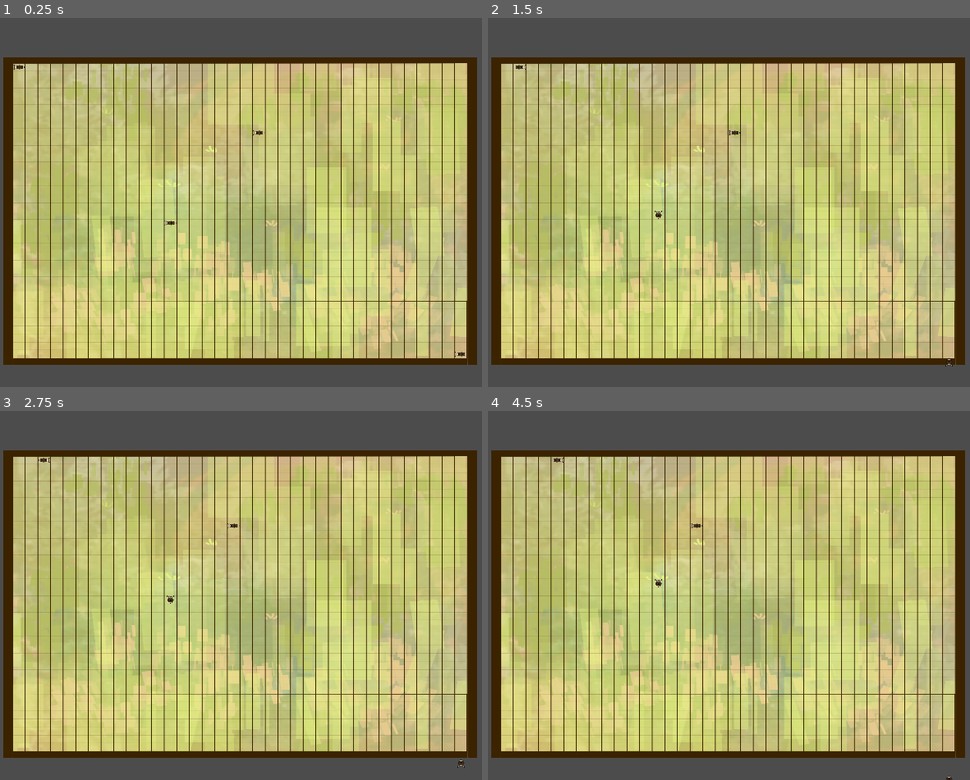
Above: before the commit, frames 1-4 (two rows, left to right).
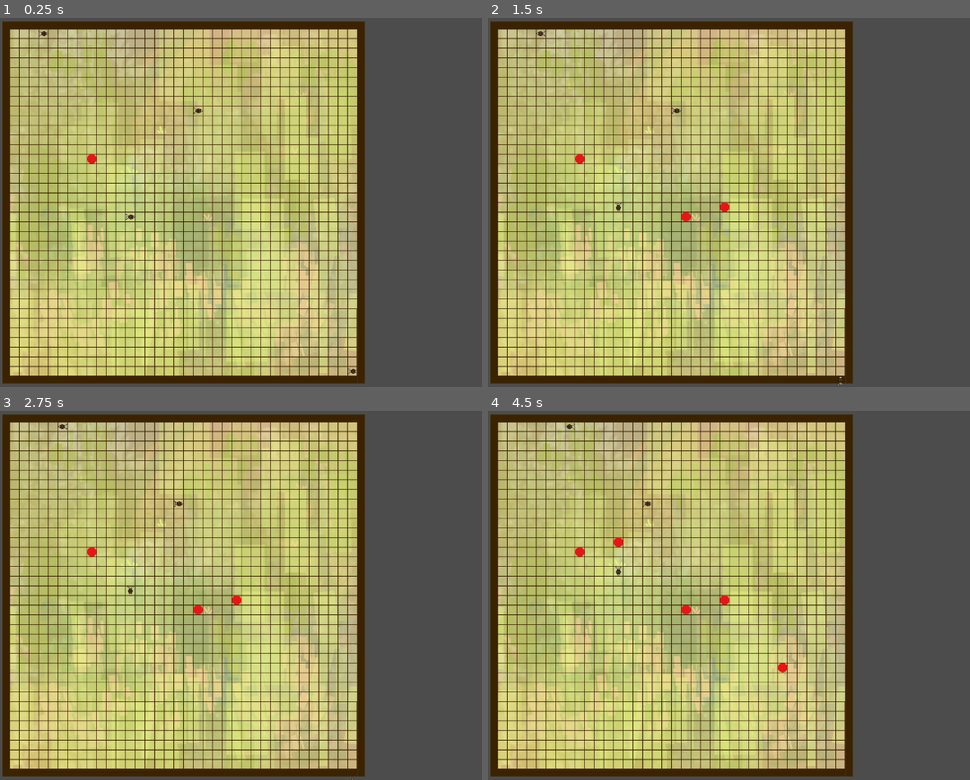
Above: after the commit, the same moments.

Repository: RNairn01/LD-51
Game: Godot game, scene res://scenes/screens/play_screen.tscn
Two runs of this game, one before a commit and one after it. Both use one fixed random seed, a clock stepped at 60 frames per second and the inputs below.
Inputs (mouse positions are in pixels of both pictures, inside the frame that each line leads up to):
- Up to frame 1 (0.25 s): no input
- Up to frame 2 (1.5 s): tap Enter at 0.5 s; move the mouse to (729, 209) at 0.52 s; click (729, 209) at 0.67 s; move the mouse to (685, 220) at 1.27 s; click (685, 220) at 1.42 s
- Up to frame 3 (2.75 s): tap Space at 2 s; move the mouse to (395, 514) at 2.02 s; click (395, 514) at 2.17 s
- Up to frame 4 (4.5 s): tap Enter at 2.75 s; move the mouse to (782, 669) at 2.77 s; click (782, 669) at 2.92 s; move the mouse to (outside the picture) at 3.52 s; click (outside the picture) at 3.67 s; move the mouse to (618, 540) at 4.27 s; click (618, 540) at 4.42 s

The runs differ from the first frame. In frame 1, 62% of the frame differs, in the area x 0-99%, y 0-100%; in frame 2, 62%; in frame 3, 62%; in frame 4, 62%.

Commit message:
Add basic clicking to place arrow

Diff:
--- a/project.godot
+++ b/project.godot
@@ -18,7 +18,9 @@
 
 window/size/width=1280
 window/size/height=720
-window/stretch/mode="2d"
+window/size/resizable=false
+window/stretch/mode="viewport"
+window/stretch/aspect="keep_height"
 
 [gui]
 
--- /dev/null
+++ b/scenes/arrows/arrow_down.tscn
@@ -0,0 +1,17 @@
+[gd_scene load_steps=4 format=2]
+
+[ext_resource path="res://assets/sprites/test_circle.png" type="Texture" id=1]
+[ext_resource path="res://scripts/arrow.gd" type="Script" id=2]
+
+[sub_resource type="RectangleShape2D" id=1]
+
+[node name="ArrowDown" type="Area2D"]
+script = ExtResource( 2 )
+
+[node name="ArrowDownSprite" type="Sprite" parent="."]
+texture = ExtResource( 1 )
+centered = false
+
+[node name="CollisionShape2D" type="CollisionShape2D" parent="."]
+position = Vector2( 16, 16 )
+shape = SubResource( 1 )
--- a/scenes/screens/play_screen.tscn
+++ b/scenes/screens/play_screen.tscn
@@ -1,8 +1,10 @@
-[gd_scene load_steps=5 format=2]
+[gd_scene load_steps=7 format=2]
 
 [ext_resource path="res://scenes/snails/snail_normal.tscn" type="PackedScene" id=1]
 [ext_resource path="res://assets/sprites/background_with_grid.png" type="Texture" id=2]
 [ext_resource path="res://scripts/grid_click_manager.gd" type="Script" id=3]
+[ext_resource path="res://scenes/arrows/arrow_down.tscn" type="PackedScene" id=4]
+[ext_resource path="res://scripts/arrow_place_manager.gd" type="Script" id=5]
 
 [sub_resource type="RectangleShape2D" id=1]
 extents = Vector2( 576, 576 )
@@ -11,6 +13,9 @@
 
 [node name="GridClickManager" type="Node2D" parent="."]
 script = ExtResource( 3 )
+__meta__ = {
+"_edit_lock_": true
+}
 
 [node name="BackgroundWithGrid" type="Sprite" parent="GridClickManager"]
 position = Vector2( 576, 576 )
@@ -22,17 +27,24 @@
 position = Vector2( 576, 576 )
 shape = SubResource( 1 )
 
+[node name="ArrowPlaceManager" type="Node2D" parent="."]
+script = ExtResource( 5 )
+
+[node name="ArrowDown" parent="ArrowPlaceManager" instance=ExtResource( 4 )]
+position = Vector2( 256, 416 )
+
 [node name="GlobalTimer" type="Timer" parent="."]
 autostart = true
 
 [node name="Camera2D" type="Camera2D" parent="."]
-position = Vector2( 800, 544 )
+position = Vector2( 1056, 576 )
 current = true
-zoom = Vector2( 1.3, 2 )
+zoom = Vector2( 1.7, 1.7 )
 drag_margin_h_enabled = true
 drag_margin_v_enabled = true
 
 [node name="SnailNormal" parent="." instance=ExtResource( 1 )]
+position = Vector2( 96, 0 )
 
 [node name="SnailNormal2" parent="." instance=ExtResource( 1 )]
 position = Vector2( 608, 256 )
--- /dev/null
+++ b/scripts/arrow.gd
@@ -0,0 +1,5 @@
+extends Area2D
+
+
+func _ready():
+	pass
--- /dev/null
+++ b/scripts/arrow_place_manager.gd
@@ -0,0 +1,14 @@
+extends Node2D
+
+onready var grid_manager = get_node("/root/Node2D/GridClickManager")
+var arrow = preload("res://scenes/arrows/arrow_down.tscn")
+
+func _ready():
+	grid_manager.connect("click_in_grid", self, "_place_arrow")
+	pass
+
+func _place_arrow(grid_position: Vector2):
+	print("Place arrow at - " + str(grid_position))
+	var arrow_instance = arrow.instance()
+	arrow_instance.position = grid_position
+	add_child(arrow_instance)
--- a/scripts/grid_click_manager.gd
+++ b/scripts/grid_click_manager.gd
@@ -1,24 +1,22 @@
 extends Node2D
-
-export var grid_lower_x_bound = 0
-export var grid_lower_y_bound = 0
-export var grid_upper_x_bound = 1140
-export var grid_upper_y_bound = 1140
 
 onready var grid_area = $GridArea
 
+signal click_in_grid(grid_pos)
 
 func _ready():
 	grid_area.connect("input_event", self, "_on_click_in_grid")
 
 func _on_click_in_grid(viewport: Node, event: InputEventMouseButton, shape_idx: int):
 	if event is InputEventMouseButton and event.is_pressed():
-		get_nearest_grid_center(get_global_mouse_position())
+		var grid_pos = get_nearest_grid_center(get_global_mouse_position())
+		emit_signal("click_in_grid", grid_pos)
 
 func get_nearest_grid_center(mouse_position: Vector2):
 	var x_pos = round_to_nearest_multiple(mouse_position.x, 32)
 	var y_pos = round_to_nearest_multiple(mouse_position.y, 32)
-	print(Vector2(x_pos,y_pos))
+	var grid_pos = Vector2(x_pos,y_pos)
+	return grid_pos
 
 func round_to_nearest_multiple(n, multiple):
 	return multiple * floor(n / multiple)
